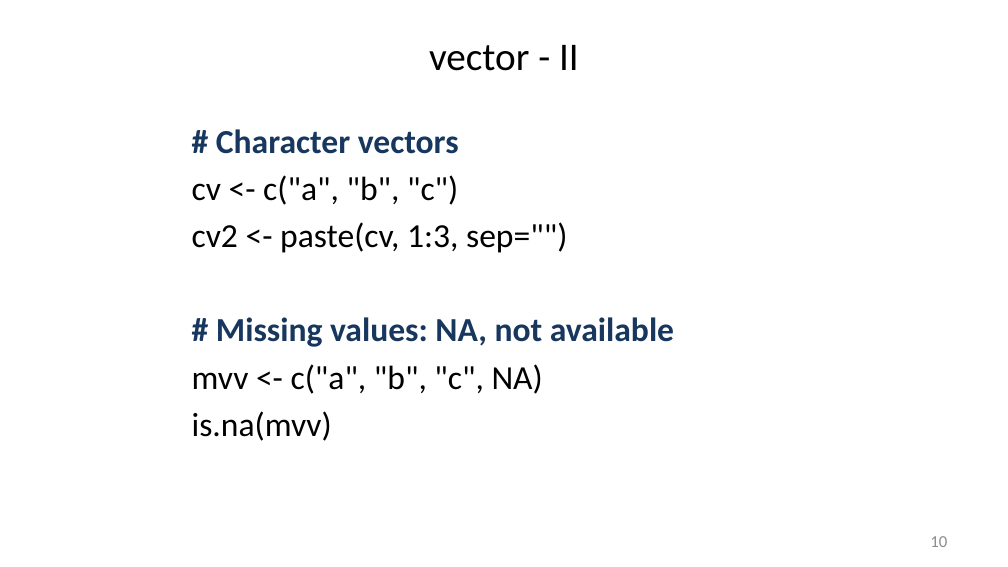
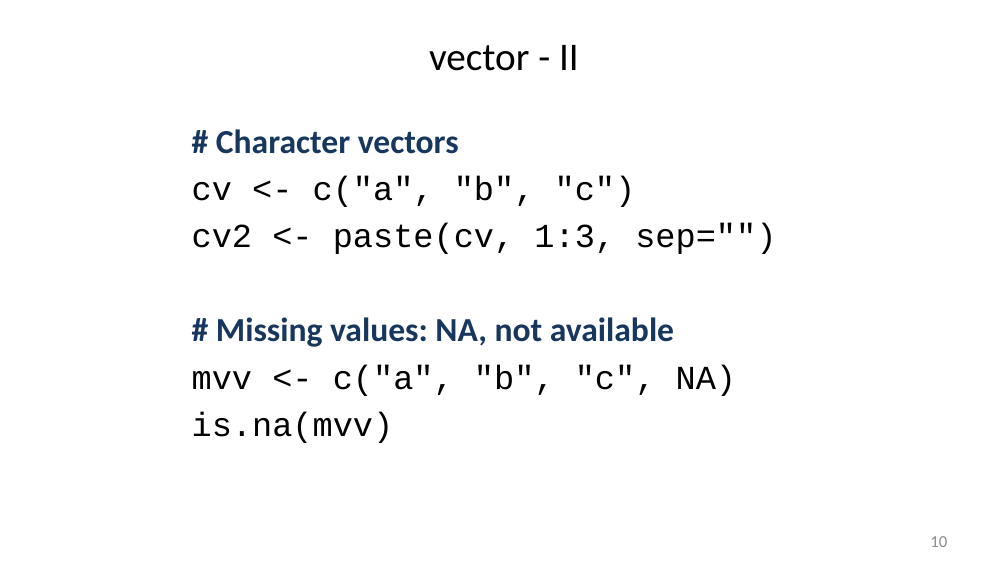
Before and after one commit to liu3zhenlab/teaching, a slide deck: slide 10 of PLPTH813Bioinformatis/2025/2_lab/lab07_R.pptx. Drawn at 1008x567 pixels with LibreOffice and Linux fonts; fonts in the diff are those of the drawing. Boxes give left, top, right and bottom in pixels: in the first picture for what was removed or moved away, otherwise in the second. Text is boxed around its words. In the diff, an @@ line names an element or a change of style, - is before the commit and + after.

```diff
--- a/PLPTH813Bioinformatis/2025/2_lab/lab07_R.pptx
+++ b/PLPTH813Bioinformatis/2025/2_lab/lab07_R.pptx
@@ text at [192, 176, 776, 443]: font Calibri to Courier New in "cv <- c("a", "b", "c")", "cv2 <- paste(cv, 1:3, sep="")", "mvv <- c("a", "b", "c", NA)", "is.na(mvv)" @@
```
Also in this commit, not shown: 26 other slides changed, 2 other files.
